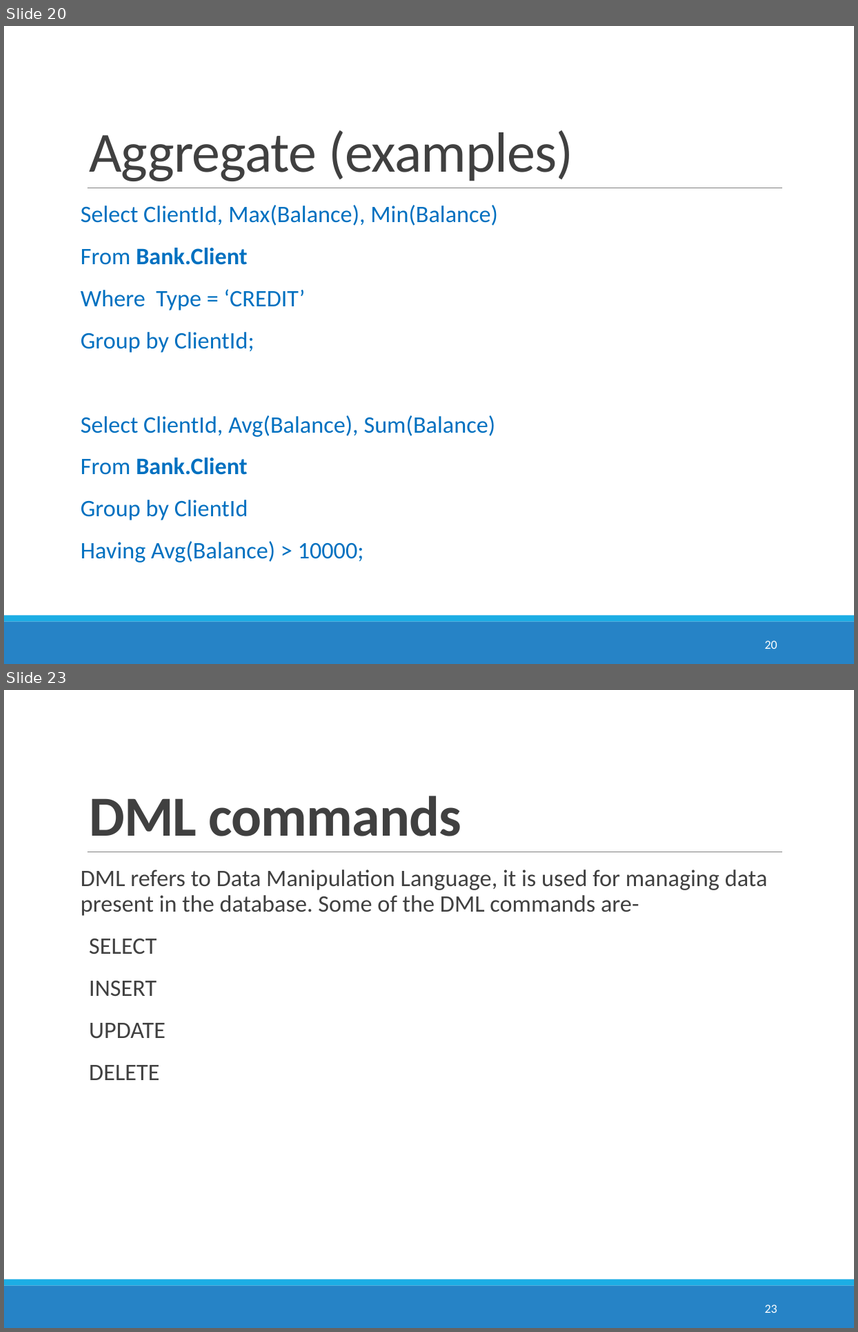
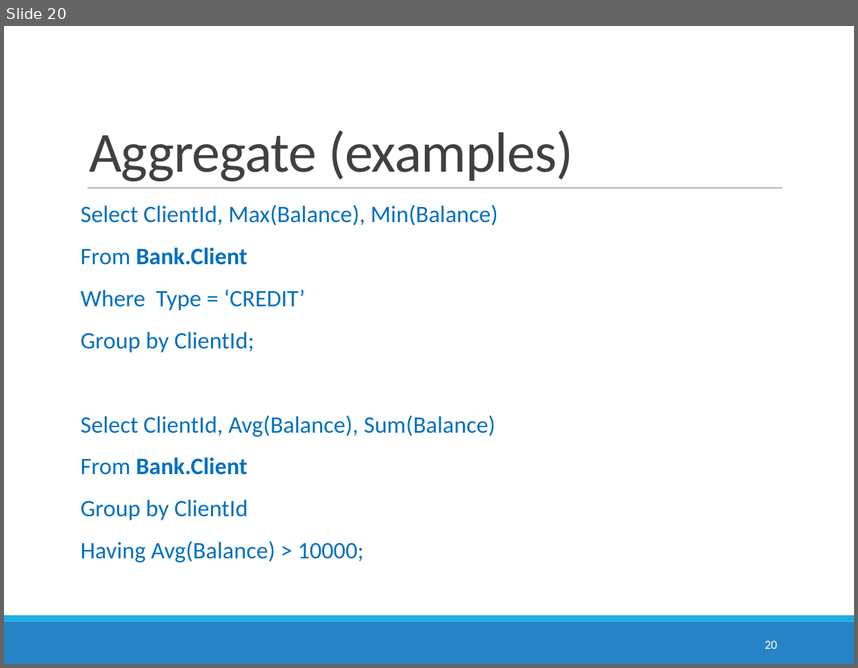
Before and after one commit to Andriisu/DatabaseLessons, a slide deck: Lesson1/Database_5.pptx. Shown one above the other, each under a label of ours: slides 20 and 23 before the commit, slide 20 after it; the slides between them are not shown. The pictures are 858x1332 and 858x668 pixels, drawn with LibreOffice and Linux fonts; fonts in the diff are those of the drawing. Boxes give left, top, right and bottom in pixels: in the first picture for what was removed or moved away, otherwise in the second. Text is boxed around its words. In the diff, an @@ line names an element or a change of style, - is before the commit and + after.

```diff
--- a/Lesson1/Database_5.pptx
+++ b/Lesson1/Database_5.pptx
@@ slide 23 removed at (4, 690, 854, 1328), background #FFFFFF; not listed: 3 template elements that a slide beside it also shows @@
@@ title removed at (89, 796, 461, 836) @@
-DML commands
@@ text removed at (81, 869, 768, 1080) @@
-DML refers to Data Manipulation Language, it is used for managing data present in the database. Some of the DML commands are-
-  SELECT
-  INSERT
-  UPDATE
-  DELETE
@@ page number removed at (765, 1304, 777, 1312) @@
-23
```
Also in this commit, not shown: 3 slides changed, 3 other slides removed, 2 other files.
